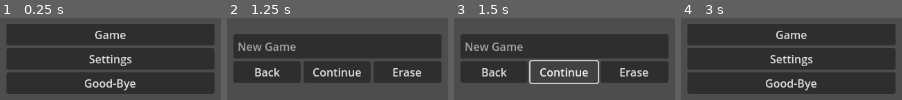
Above: before the commit, frames 1-4 (left to right).
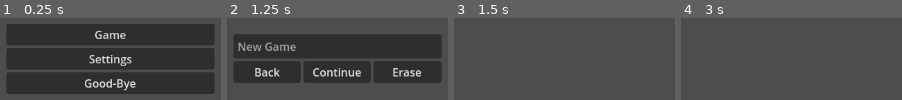
Above: after the commit, the same moments.

Repository: gsizer/framework
Game: Godot game, scene res://scene/gui.tscn
The game is run twice, just before and just after one commit, with the same random seed, the same clock (stepped at 60 frames per second) and the same inputs.
Inputs (mouse positions are in pixels of both pictures, inside the frame that each line leads up to):
- Up to frame 1 (0.25 s): no input
- Up to frame 2 (1.25 s): click "Game" at 0.5 s
- Up to frame 3 (1.5 s): click "Continue" at 1.25 s
- Up to frame 4 (3 s): click (791, 71) at 2 s, where only the run before the commit has a clickable "Continue"; click (720, 71) at 2.75 s, where only the run before the commit has a clickable "Back"

Frames 1-2 are identical in both runs. In frame 3, 45% of the frame differs, in the area x 3-97%, y 19-81%; in frame 4, 71%, in the area x 3-97%, y 7-93%.
Error before the commit: Cannot call method 'make_dir' on a null value. (res://script/gui.gd:57)
Error after the commit: Cannot call method 'make_dir' on a null value. (res://script/gui.gd:61)

Commit message:
.gitignore & new_game loader
update .gitignore;
implement new_game loader

Diff:
--- /dev/null
+++ b/Framework-godot/data/new_game.tscn
@@ -0,0 +1,10 @@
+[gd_scene load_steps=3 format=3 uid="uid://c2rjcvocgungm"]
+
+[ext_resource type="PackedScene" uid="uid://djwpmn708w6xq" path="res://scene/player_controller.tscn" id="1_rkakk"]
+[ext_resource type="PackedScene" uid="uid://b7vwl6kct3w1o" path="res://scene/world.tscn" id="2_julgd"]
+
+[node name="NewGame" type="Node3D"]
+
+[node name="PlayerController" parent="." instance=ExtResource("1_rkakk")]
+
+[node name="World" parent="." instance=ExtResource("2_julgd")]
--- a/Framework-godot/project.godot
+++ b/Framework-godot/project.godot
@@ -13,7 +13,7 @@
 config/name="Framework-Godot"
 run/main_scene="res://scene/gui.tscn"
 config/features=PackedStringArray("4.3", "GL Compatibility")
-config/icon="res://icon.svg"
+config/icon="res://sys/icon.svg"
 
 [audio]
 
--- a/Framework-godot/scene/gui.tscn
+++ b/Framework-godot/scene/gui.tscn
@@ -2,7 +2,7 @@
 
 [ext_resource type="Script" path="res://script/gui.gd" id="1_bpays"]
 
-[node name="GUI" type="Control" node_paths=PackedStringArray("MainMenu", "GameMenu", "ConfigMenu", "SaveFileList", "hsMain", "hsAmbient", "hsEffects", "hsMusic", "hsVoice", "hsWeather")]
+[node name="GUI" type="Control" node_paths=PackedStringArray("MainMenu", "GameMenu", "ConfigMenu", "SaveFileList", "hsMain", "hsAmbient", "hsEffects", "hsMusic", "hsVoice", "hsWeather", "LoadingScreen", "pbLoading")]
 layout_mode = 3
 anchors_preset = 15
 anchor_right = 1.0
@@ -20,6 +20,8 @@
 hsMusic = NodePath("MenuConfig/VBoxContainer/hbVolumeMusic/hsVolMusic")
 hsVoice = NodePath("MenuConfig/VBoxContainer/hbVolumeVoice/hsVolVoice")
 hsWeather = NodePath("MenuConfig/VBoxContainer/hbVolumeWeather/hsVolWeather")
+LoadingScreen = NodePath("MenuProgress")
+pbLoading = NodePath("MenuProgress/pbLoading")
 
 [node name="MenuMain" type="CenterContainer" parent="."]
 custom_minimum_size = Vector2(400, 225)
@@ -222,6 +224,26 @@
 [node name="btnCfgClose" type="Button" parent="MenuConfig/VBoxContainer"]
 layout_mode = 2
 text = "Back"
+
+[node name="MenuProgress" type="CenterContainer" parent="."]
+custom_minimum_size = Vector2(400, 225)
+layout_mode = 1
+anchors_preset = 8
+anchor_left = 0.5
+anchor_top = 0.5
+anchor_right = 0.5
+anchor_bottom = 0.5
+offset_left = -20.0
+offset_top = -20.0
+offset_right = 20.0
+offset_bottom = 20.0
+grow_horizontal = 2
+grow_vertical = 2
+
+[node name="pbLoading" type="ProgressBar" parent="MenuProgress"]
+custom_minimum_size = Vector2(300, 25)
+layout_mode = 2
+rounded = true
 
 [connection signal="pressed" from="MenuMain/VBoxContainer/btnGame" to="." method="_on_btn_game_pressed"]
 [connection signal="pressed" from="MenuMain/VBoxContainer/btnConfig" to="." method="_on_btn_config_pressed"]
--- /dev/null
+++ b/Framework-godot/scene/player_controller.tscn
@@ -0,0 +1,21 @@
+[gd_scene load_steps=4 format=3 uid="uid://djwpmn708w6xq"]
+
+[ext_resource type="Script" path="res://script/player_controller.gd" id="1_i3a68"]
+
+[sub_resource type="CapsuleShape3D" id="CapsuleShape3D_hcgyc"]
+
+[sub_resource type="CapsuleMesh" id="CapsuleMesh_du7nb"]
+
+[node name="PlayerController" type="CharacterBody3D" node_paths=PackedStringArray("CameraFPS")]
+transform = Transform3D(1, 0, 0, 0, 1, 0, 0, 0, 1, 0, 1, 0)
+script = ExtResource("1_i3a68")
+CameraFPS = NodePath("Camera3D")
+
+[node name="CollisionShape3D" type="CollisionShape3D" parent="."]
+shape = SubResource("CapsuleShape3D_hcgyc")
+
+[node name="MeshInstance3D" type="MeshInstance3D" parent="."]
+mesh = SubResource("CapsuleMesh_du7nb")
+
+[node name="Camera3D" type="Camera3D" parent="."]
+transform = Transform3D(1, 0, 0, 0, 1, 0, 0, 0, 1, 0, 0.6, 0)
--- /dev/null
+++ b/Framework-godot/scene/world.tscn
@@ -0,0 +1,15 @@
+[gd_scene load_steps=3 format=3 uid="uid://b7vwl6kct3w1o"]
+
+[sub_resource type="BoxShape3D" id="BoxShape3D_h1m1o"]
+size = Vector3(10, 0.1, 10)
+
+[sub_resource type="BoxMesh" id="BoxMesh_uk83n"]
+size = Vector3(10, 0.1, 10)
+
+[node name="World" type="StaticBody3D"]
+
+[node name="CollisionShape3D" type="CollisionShape3D" parent="."]
+shape = SubResource("BoxShape3D_h1m1o")
+
+[node name="MeshInstance3D" type="MeshInstance3D" parent="."]
+mesh = SubResource("BoxMesh_uk83n")
--- a/Framework-godot/script/gui.gd
+++ b/Framework-godot/script/gui.gd
@@ -13,11 +13,15 @@
 @export var hsMusic : HSlider
 @export var hsVoice : HSlider
 @export var hsWeather : HSlider
+@export var LoadingScreen : CenterContainer
+@export var pbLoading : ProgressBar
 
 func adjust_volume(channel:int, volume:float)->void:
 	AudioServer.set_bus_volume_db(channel, volume)
 	Manager.CfgData.set_value("Audio", Channels[channel], volume)
-	print_debug("Config write: Audio:", Channels[channel], ":", volume)
+	var _message : String = "Config set: Audio:{c}:{v}".format(
+		{"c":Channels[channel], "v":volume})
+	Manager.Report(self, _message)
 
 func toggle_menu(menu:CenterContainer)->void:
 	if menu.visible:
@@ -67,14 +71,17 @@
 	toggle_menu(MainMenu)
 
 func _on_btn_game_load_pressed():
-	# TODO load selected save file
-	pass # Replace with function body.
+	Manager.Report(self, "Load Save:"+Manager.SaveFile)
+	GameMenu.hide()
+	LoadingScreen.show()
+	Manager.LoadProgress()
+	LoadingScreen.hide()
 
 func _on_btn_game_erase_pressed():
 	if Manager.SaveFile == Manager.newGameFile:
-		print_debug("Delete Fail:", Manager.SaveFile)
+		Manager.Report(self, "Delete Fail:"+Manager.SaveFile)
 	else:
-		print_debug("Delete Save:", Manager.SaveFile)
+		Manager.Report(self, "Delete Save:"+Manager.SaveFile)
 		# open user save folder
 		var d : DirAccess = DirAccess.open(Manager.usrData)
 		# test for save file and delete
@@ -129,3 +136,5 @@
 	hsWeather.value = Manager.CfgData.get_value("Audio", "Voice", -50.0)
 	GameMenu.hide()
 	ConfigMenu.hide()
+	pbLoading.value = 0
+	LoadingScreen.hide()
--- a/Framework-godot/script/manager.gd
+++ b/Framework-godot/script/manager.gd
@@ -1,13 +1,16 @@
 extends Node
+
+enum Dice { D4=4, D6=6, D8=8, D10=10, D12=12, D20=20, D100=100 }
 
 const sysData : String = "res://data"
 const cfgDefPref : String = "res://data/prefs.cfg"
 const usrData : String = "user://data"
 const cfgUserPref : String = "user://data/prefs.cfg"
-const newGameFile : String = "res://scene/default.tscn"
+const newGameFile : String = "res://data/new_game.tscn"
+
 var SaveFile : String = "res://data/default.tscn"
-
 var CfgData := ConfigFile.new()
+var _loaded_scene
 
 # Called when the node enters the scene tree for the first time.
 func _ready():
@@ -47,3 +50,23 @@
 		for key in CfgData.get_section_keys(section):
 			print_debug( section, ":", key, ":", CfgData.get_value(section, key) )
 	CfgData.save(cfgUserPref)
+
+func Report(from:Object, message:String)->void:
+	print(from.to_string())
+	print(message)
+
+func Roll( count:int, die:Dice )->Array[int]:
+	var total : int = 0
+	var results : Array[int] = []
+	results.clear()
+	for d in count:
+		results.append( randi_range(1, die) )
+		total += results[d]
+	results.append(total)
+	return results
+
+func LoadProgress()->void:
+	ResourceLoader.load_threaded_request(Manager.SaveFile)
+	_loaded_scene = ResourceLoader.load_threaded_get(Manager.SaveFile)
+	var new_game = _loaded_scene.instantiate()
+	add_child(new_game)
--- /dev/null
+++ b/Framework-godot/script/player_controller.gd
@@ -0,0 +1,28 @@
+extends CharacterBody3D
+
+const SPEED = 5.0
+const JUMP_VELOCITY = 4.5
+
+@export var CameraFPS : Camera3D
+
+func _physics_process(delta):
+	# Add the gravity.
+	if not is_on_floor():
+		velocity += get_gravity() * delta
+	# Handle jump.
+	if Input.is_action_just_pressed("ui_accept") and is_on_floor():
+		velocity.y = JUMP_VELOCITY
+	# Get the input direction and handle the movement/deceleration.
+	# As good practice, you should replace UI actions with custom gameplay actions.
+	var input_dir = Input.get_vector("ui_left", "ui_right", "ui_up", "ui_down")
+	var direction = (transform.basis * Vector3(input_dir.x, 0, input_dir.y)).normalized()
+	if direction:
+		velocity.x = direction.x * SPEED
+		velocity.z = direction.z * SPEED
+	else:
+		velocity.x = move_toward(velocity.x, 0, SPEED)
+		velocity.z = move_toward(velocity.z, 0, SPEED)
+	move_and_slide()
+
+func _ready():
+	CameraFPS.make_current()
Not shown, removed: Framework-godot/icon.svg.import
Renamed: Framework-godot/icon.svg -> Framework-godot/sys/icon.svg
Not shown, changed: .gitignore
